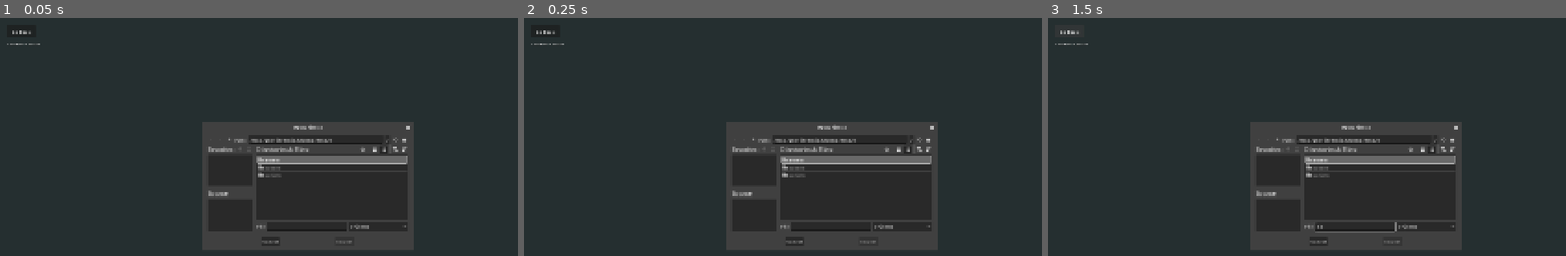
Above: before the commit, frames 1-3 (left to right).
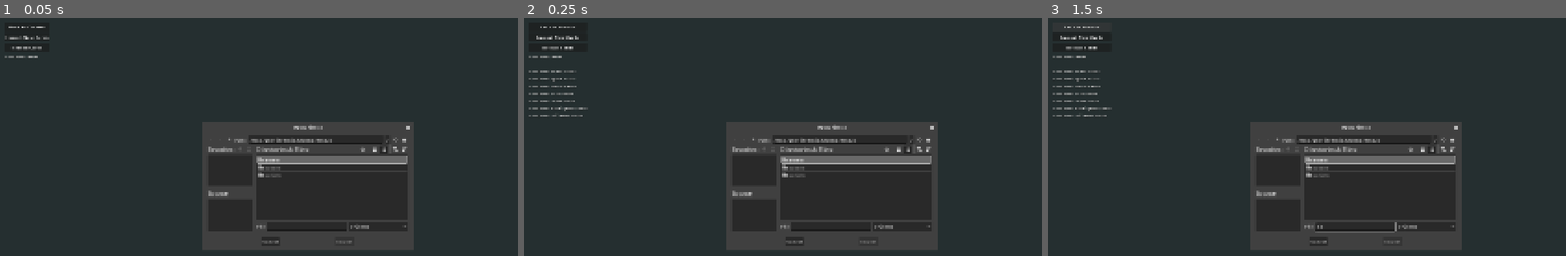
Above: after the commit, the same moments.

Repository: tazzanmc/TCRPG-Editor
Game: Godot game, scene res://scenes/card_viewer.tscn
Two runs of this game, one before a commit and one after it. Both use one fixed random seed, a clock stepped at 60 frames per second and the inputs below. This scene is started directly instead of the project's main scene.
Inputs (mouse positions are in pixels of both pictures, inside the frame that each line leads up to):
- Up to frame 1 (0.05 s): no input
- Up to frame 2 (0.25 s): no input
- Up to frame 3 (1.5 s): click (1353, 227) at 0.52 s; type "12" at 0.6 s; click "Go Back" (after the commit: "Back to Creator") at 1.25 s

The runs differ from the first frame. In frame 1, 0.3% of the frame differs, in the area x 0-10%, y 3-17%; in frame 2, 0.8%, in the area x 0-13%, y 3-42%; in frame 3, 0.8%.

Commit message:
Added sorting to the card bulk viewer

Diff:
--- a/scenes/card_viewer.tscn
+++ b/scenes/card_viewer.tscn
@@ -52,8 +52,37 @@
 unique_name_in_owner = true
 layout_mode = 2
 script = ExtResource("3_2v73q")
+zoom = 0.05
 
 [node name="CardRowContainer" type="HBoxContainer" parent="UIContainer/CardContainer" unique_id=364967378]
+unique_name_in_owner = true
+layout_mode = 2
+
+[node name="ArdorRow" type="HBoxContainer" parent="UIContainer/CardContainer" unique_id=2057062148]
+unique_name_in_owner = true
+layout_mode = 2
+
+[node name="SparkRow" type="HBoxContainer" parent="UIContainer/CardContainer" unique_id=1651962612]
+unique_name_in_owner = true
+layout_mode = 2
+
+[node name="SteamRow" type="HBoxContainer" parent="UIContainer/CardContainer" unique_id=1764038203]
+unique_name_in_owner = true
+layout_mode = 2
+
+[node name="RootRow" type="HBoxContainer" parent="UIContainer/CardContainer" unique_id=1076999495]
+unique_name_in_owner = true
+layout_mode = 2
+
+[node name="GraveRow" type="HBoxContainer" parent="UIContainer/CardContainer" unique_id=578653214]
+unique_name_in_owner = true
+layout_mode = 2
+
+[node name="MultiRow" type="HBoxContainer" parent="UIContainer/CardContainer" unique_id=1761748794]
+unique_name_in_owner = true
+layout_mode = 2
+
+[node name="GuildlessRow" type="HBoxContainer" parent="UIContainer/CardContainer" unique_id=381778542]
 unique_name_in_owner = true
 layout_mode = 2
 
@@ -64,25 +93,42 @@
 
 [node name="CanvasLayer" type="CanvasLayer" parent="." unique_id=697156484]
 
-[node name="MainButton" type="Button" parent="CanvasLayer" unique_id=1440593962]
-offset_left = 24.0
-offset_top = 24.0
-offset_right = 113.0
-offset_bottom = 64.0
+[node name="VBoxContainer" type="VBoxContainer" parent="CanvasLayer" unique_id=630964181]
+offset_left = 16.0
+offset_top = 16.0
+offset_right = 120.0
+offset_bottom = 100.0
+
+[node name="MainButton" type="Button" parent="CanvasLayer/VBoxContainer" unique_id=1440593962]
+layout_mode = 2
 size_flags_horizontal = 3
-text = "Go Back"
+text = "Back to Creator"
 script = ExtResource("4_3bfca")
 file_path = "res://scenes/main.tscn"
 
-[node name="LoadedCardsLabel" type="Label" parent="CanvasLayer" unique_id=1010290391]
+[node name="NewButton" type="Button" parent="CanvasLayer/VBoxContainer" unique_id=1472187080]
+layout_mode = 2
+size_flags_horizontal = 3
+text = "Import New Cards"
+
+[node name="ReloadButton" type="Button" parent="CanvasLayer/VBoxContainer" unique_id=385308865]
+layout_mode = 2
+size_flags_horizontal = 3
+text = "Reload Cards"
+
+[node name="LoadedCardsLabel" type="Label" parent="CanvasLayer/VBoxContainer" unique_id=1010290391]
 unique_name_in_owner = true
-offset_left = 24.0
-offset_top = 72.0
-offset_right = 128.0
-offset_bottom = 92.0
+layout_mode = 2
 theme_override_colors/font_shadow_color = Color(0.101960786, 0.101960786, 0.101960786, 0.6)
 text = "Loaded 0 cards"
 
+[node name="Timer" type="Timer" parent="." unique_id=1933991814]
+wait_time = 0.1
+autostart = true
+
 [connection signal="canceled" from="CardViewerFileDialog" to="." method="_on_card_viewer_file_dialog_canceled"]
 [connection signal="files_selected" from="CardViewerFileDialog" to="." method="_on_card_viewer_file_dialog_files_selected"]
-[connection signal="pressed" from="CanvasLayer/MainButton" to="CanvasLayer/MainButton" method="_on_pressed"]
+[connection signal="pressed" from="CanvasLayer/VBoxContainer/MainButton" to="CanvasLayer/VBoxContainer/MainButton" method="_on_pressed"]
+[connection signal="pressed" from="CanvasLayer/VBoxContainer/NewButton" to="." method="_on_new_button_pressed"]
+[connection signal="pressed" from="CanvasLayer/VBoxContainer/ReloadButton" to="." method="_on_reload_button_pressed"]
+[connection signal="timeout" from="Timer" to="." method="_on_timer_timeout"]
--- a/scripts/card_viewer.gd
+++ b/scripts/card_viewer.gd
@@ -1,9 +1,18 @@
 extends Control
 
-const main_scene = preload("res://scenes/main.tscn")
+@export var main_scene : String = "res://scenes/main.tscn"
 
 var art_path : String = "res://assets/textures/art_placeholder.png"
 var loaded_cards : int = 0
+var loaded_card_paths : PackedStringArray
+
+var loaded_ardor_cards : int = 0
+var loaded_spark_cards : int = 0
+var loaded_steam_cards : int = 0
+var loaded_root_cards : int = 0
+var loaded_grave_cards : int = 0
+var loaded_multi_cards : int = 0
+var loaded_guildless_cards : int = 0
 
 @export var card_scene: PackedScene
 @export var interactive_sub_viewport: PackedScene
@@ -23,7 +32,7 @@
 	pass
 
 
-func create_card(card_path: String, card: Dictionary = saved_card, card_it: int = 0, cards_per_row: int = 0, x_offset: float = 0.0, y_offset: float = 0.0) -> void:
+func create_card(card_path: String, card: Dictionary = saved_card, card_it: int = 0, cards_per_row: int = 0, sorted: bool = false, x_offset: float = 0.0, y_offset: float = 0.0) -> void:
 	# Set the art file path
 	if card.has("Art"):
 		var json_art_path : String = card["Art"]
@@ -49,11 +58,27 @@
 	# Instance a fresh card
 	var card_inst : Card = card_scene.instantiate()
 
-	# If there's a limit to cards per row, create a new row if the previous one fills up
-	if cards_per_row != 0:
-		if (card_it % cards_per_row) == 0:
-			card_row_container = HBoxContainer.new()
-			%CardContainer.add_child(card_row_container)
+	if sorted:
+		if Global.set_or_default(card, "Guilds", [true, true, true, true, true]) == [true, false, false, false, false]:
+			card_row_container = %ArdorRow
+		elif Global.set_or_default(card, "Guilds", [true, true, true, true, true]) == [false, true, false, false, false]:
+			card_row_container = %SparkRow
+		elif Global.set_or_default(card, "Guilds", [true, true, true, true, true]) == [false, false, true, false, false]:
+			card_row_container = %SteamRow
+		elif Global.set_or_default(card, "Guilds", [true, true, true, true, true]) == [false, false, false, true, false]:
+			card_row_container = %RootRow
+		elif Global.set_or_default(card, "Guilds", [true, true, true, true, true]) == [false, false, false, false, true]:
+			card_row_container = %GraveRow
+		elif Global.set_or_default(card, "Guilds", [true, true, true, true, true]) == [false, false, false, false, false]:
+			card_row_container = %GuildlessRow
+		else:
+			card_row_container = %MultiRow
+	else:
+		# If there's a limit to cards per row, create a new row if the previous one fills up
+		if cards_per_row != 0:
+			if (card_it % cards_per_row) == 0:
+				card_row_container = HBoxContainer.new()
+				%CardContainer.add_child(card_row_container)
 
 	# Setup hierarchy for all the containers
 	card_row_container.add_child(viewport_container)
@@ -76,18 +101,55 @@
 		card_inst.change_tribute(str(int(Global.set_or_default(card, "Tribute", 1))))
 	card_inst.change_guids(Global.set_or_default(card, "Guilds", [true, true, true, true, true]))
 
+	if Global.set_or_default(card, "Guilds", [true, true, true, true, true]) == [true, false, false, false, false]:
+		loaded_ardor_cards += 1
+	elif Global.set_or_default(card, "Guilds", [true, true, true, true, true]) == [false, true, false, false, false]:
+		loaded_spark_cards += 1
+	elif Global.set_or_default(card, "Guilds", [true, true, true, true, true]) == [false, false, true, false, false]:
+		loaded_steam_cards += 1
+	elif Global.set_or_default(card, "Guilds", [true, true, true, true, true]) == [false, false, false, true, false]:
+		loaded_root_cards += 1
+	elif Global.set_or_default(card, "Guilds", [true, true, true, true, true]) == [false, false, false, false, true]:
+		loaded_grave_cards += 1
+	elif Global.set_or_default(card, "Guilds", [true, true, true, true, true]) == [false, false, false, false, false]:
+		loaded_guildless_cards += 1
+	else:
+		loaded_multi_cards += 1
+
+
+func clear_cards() -> void:
+	loaded_cards = 0
+	loaded_ardor_cards = 0
+	loaded_spark_cards = 0
+	loaded_steam_cards = 0
+	loaded_root_cards = 0
+	loaded_grave_cards = 0
+	loaded_multi_cards = 0
+	loaded_guildless_cards = 0
+
+	var container_children : Array = %CardContainer.get_children()
+	for i in range(container_children.size()):
+		var internal_children : Array = container_children[i].get_children()
+		for ii in range(internal_children.size()):
+			internal_children[ii].queue_free()
+
+
+func load_cards(paths: PackedStringArray, cards_per_row: int = 6) -> void:
+	clear_cards()
+	for i in paths.size():
+		saved_card = Global.parse_json(paths[i])
+		create_card(paths[i], saved_card, i, cards_per_row, true)
+		loaded_cards += 1
+
 
 func _on_card_viewer_file_dialog_files_selected(paths: PackedStringArray) -> void:
 	var cards_per_row : int = 6
+	loaded_card_paths = paths
 
 	if paths.is_empty():
 		go_to_main_menu()
 	else:
-		for i in paths.size():
-			saved_card = Global.parse_json(paths[i])
-			create_card(paths[i], saved_card, i, cards_per_row)
-			loaded_cards += 1
-			%LoadedCardsLabel.text = ("Loaded " + str(loaded_cards) + " cards")
+		load_cards(paths, cards_per_row)
 
 
 func _on_card_viewer_file_dialog_canceled() -> void:
@@ -95,4 +157,28 @@
 
 
 func go_to_main_menu() -> void:
-	get_tree().change_scene_to_packed(main_scene)
+	get_tree().change_scene_to_file(main_scene)
+
+
+func _on_new_button_pressed() -> void:
+	clear_cards()
+	%CardViewerFileDialog.popup_centered_clamped()
+
+
+func _on_reload_button_pressed() -> void:
+	clear_cards()
+	load_cards(loaded_card_paths)
+
+
+func _on_timer_timeout() -> void:
+	%LoadedCardsLabel.text = (
+		"Loaded " + str(loaded_cards) + " cards" + "\n"
+		+ "\n"
+		+ "Loaded " + str(loaded_ardor_cards) + " Ardor cards" + "\n"
+		+ "Loaded " + str(loaded_spark_cards) + " Spark cards" + "\n"
+		+ "Loaded " + str(loaded_steam_cards) + " Steam cards" + "\n"
+		+ "Loaded " + str(loaded_root_cards) + " Root cards" + "\n"
+		+ "Loaded " + str(loaded_grave_cards) + " Grave cards" + "\n"
+		+ "Loaded " + str(loaded_multi_cards) + " Multi-guild cards" + "\n"
+		+ "Loaded " + str(loaded_guildless_cards) + " Guildless cards" + "\n"
+		)
--- a/scripts/global.gd
+++ b/scripts/global.gd
@@ -1,4 +1,3 @@
-@tool
 extends Node
 class_name G
 
@@ -23,7 +22,6 @@
 		var data_received = json.data
 		if typeof(data_received) == TYPE_DICTIONARY:
 			dict = data_received
-			print(dict) # Prints the array.
 			return dict
 		else:
 			print("Unexpected data")
--- a/scripts/interactive_sub_viewport.gd
+++ b/scripts/interactive_sub_viewport.gd
@@ -37,5 +37,4 @@
 	# Edit button
 	if id == 1:
 		Global.saved_json = card_json
-		print("Global json: " + str(Global.saved_json))
 		get_tree().change_scene_to_file(main_scene)
--- a/scripts/main.gd
+++ b/scripts/main.gd
@@ -10,7 +10,6 @@
 
 # Called when the node enters the scene tree for the first time.
 func _ready() -> void:
-	print(saved_card["Art"])
 	load_card()
 
 
@@ -153,7 +152,6 @@
 
 func _on_export_file_dialog_dir_selected(dir: String) -> void:
 	save_card()
-	print(dir)
 	var file_name : String = %NameField.text.replace(" ","-").replace(",","").replace(".","").replace("!","").replace(":","").replace("?","")
 	var path : String = dir + "/" + "tcrpg-card_" + file_name + "_" + saved_card["Type"] + ".json"
 	Global.save_json(saved_card, path)
Not shown, changed: .godotlauncher
